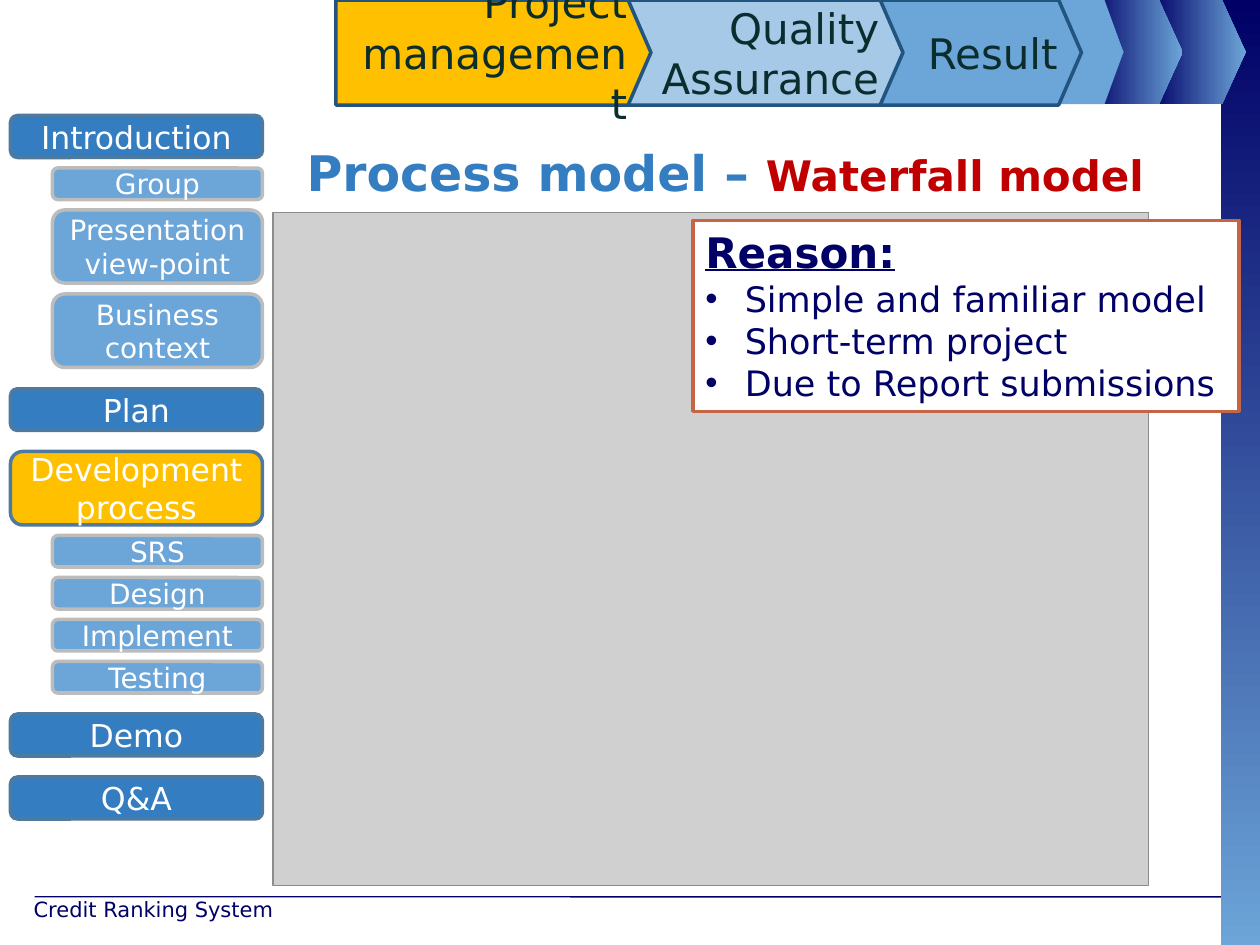
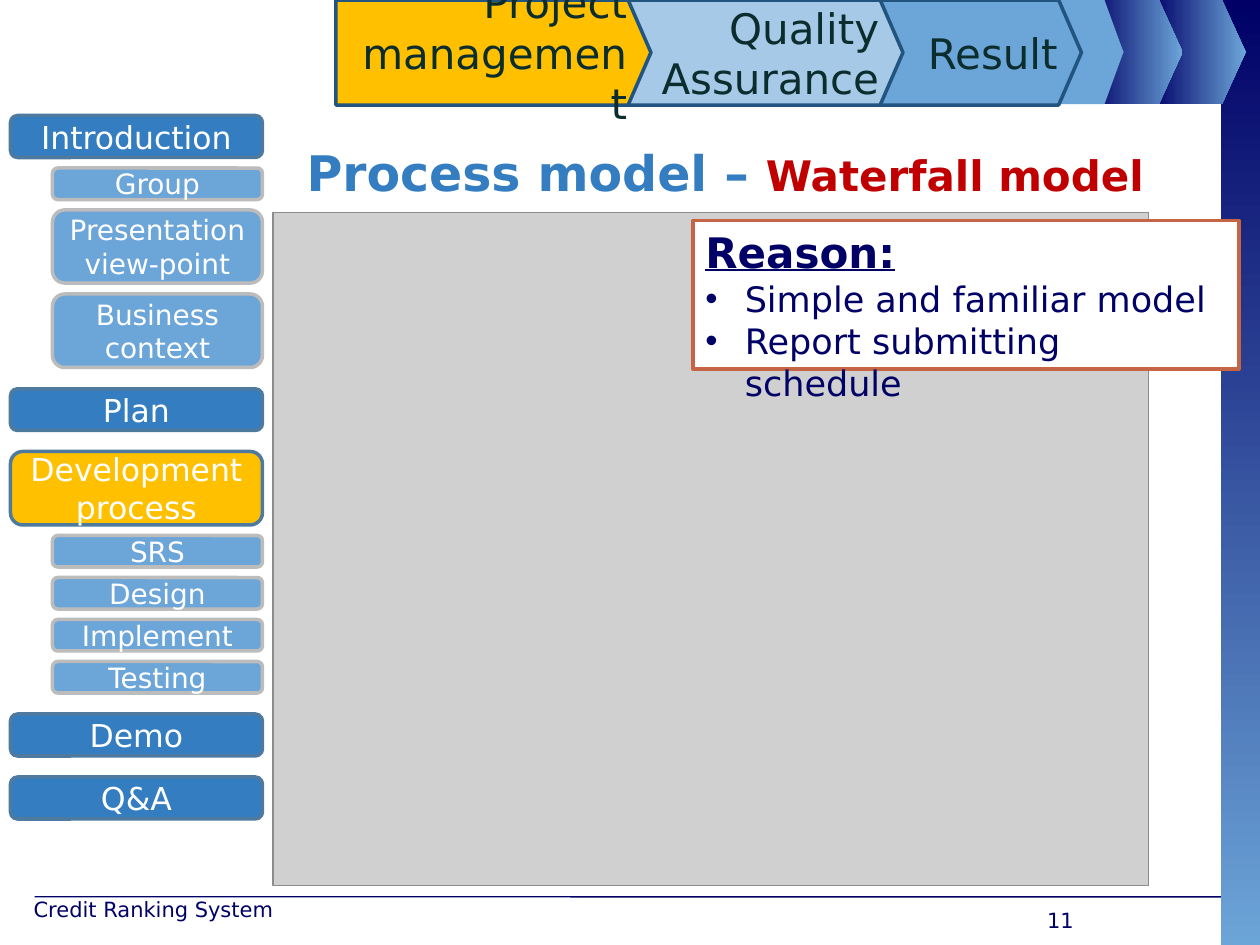
Before and after one commit to maily89/fbdm, a slide deck: slide 11 of Deliverables/FBD - slide.pptx. Drawn at 1260x945 pixels with LibreOffice and Linux fonts; fonts in the diff are those of the drawing; grey boxes stand for pictures; background and template pictures are left out. Boxes give left, top, right and bottom in pixels: in the first picture for what was removed or moved away, otherwise in the second. Text is boxed around its words. In the diff, an @@ line names an element or a change of style, - is before the commit and + after.

Commit message:
Update slide

```diff
--- a/Deliverables/FBD - slide.pptx
+++ b/Deliverables/FBD - slide.pptx
@@ rectangle "Reason:" resized from (x1=693, y1=220, x2=1239, y2=411) to (x1=693, y1=220, x2=1239, y2=369) @@
@@ text in rectangle at (x1=745, y1=327, x2=1060, y2=397): text changed @@
-• Short-term project
-• Due to Report submissions
+• Report submitting schedule
@@ page number added at (x1=1047, y1=912, x2=1074, y2=928), 12 pt, text #000066 @@
+11
```
Also in this commit, not shown: 39 other slides changed, 4 slides removed, 20 other files.
